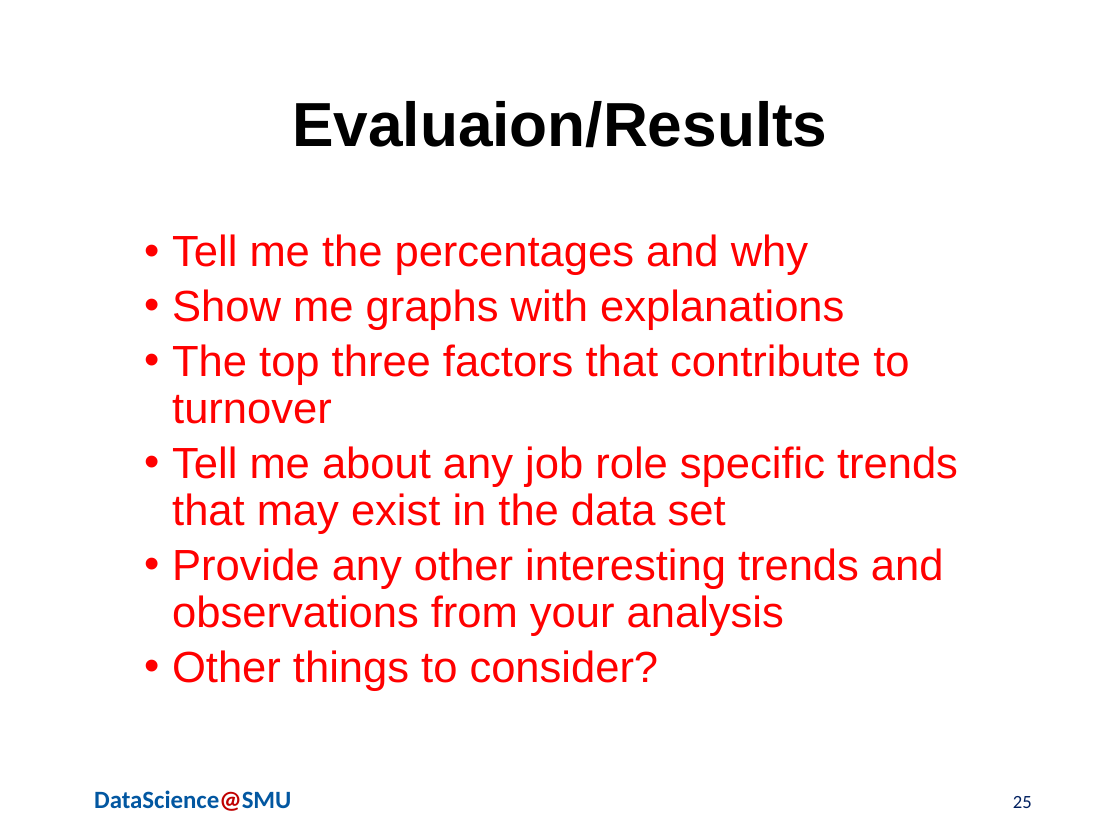
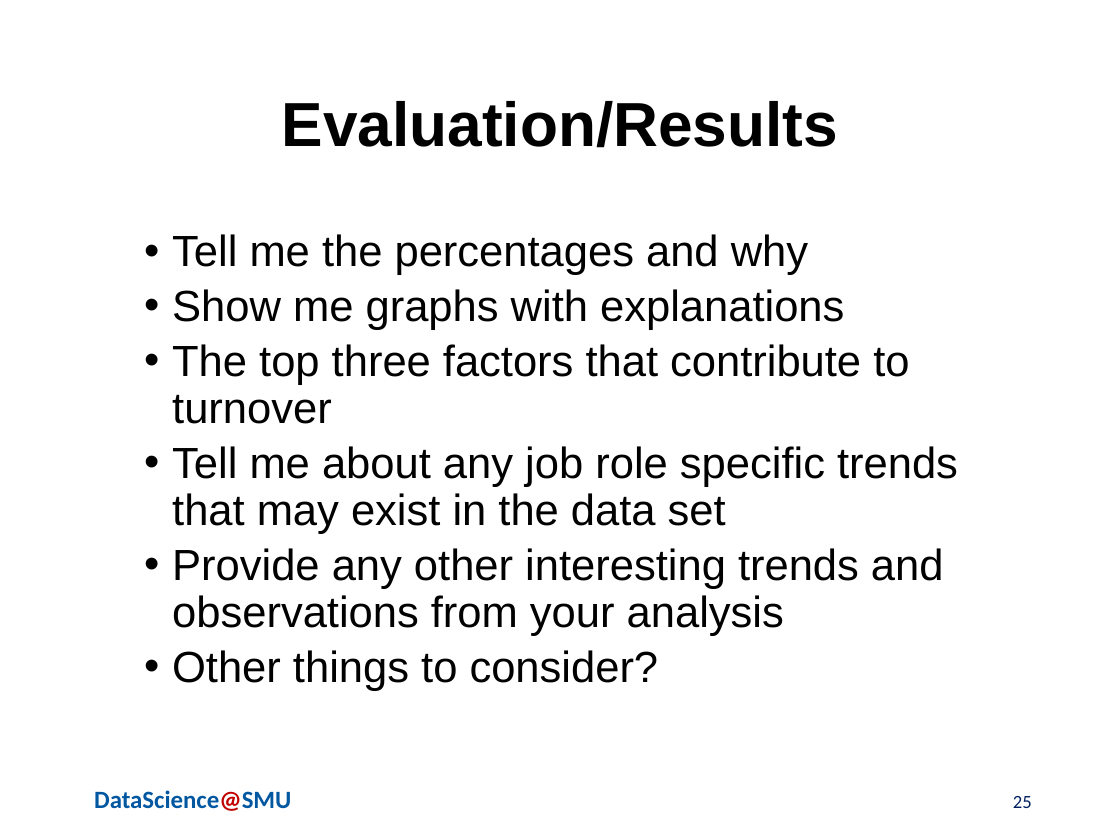
Before and after one commit to chaoshunh/SMU_MSDS, a slide deck: slide 25 of Doing_Data_Science/CaseStudy2/Reports/MSDSPresentation.pptx. Drawn at 1120x840 pixels with LibreOffice and Linux fonts; fonts in the diff are those of the drawing; background and template pictures are left out. Boxes give left, top, right and bottom in pixels: in the first picture for what was removed or moved away, otherwise in the second. Text is boxed around its words. In the diff, an @@ line names an element or a change of style, - is before the commit and + after.

```diff
--- a/Doing_Data_Science/CaseStudy2/Reports/MSDSPresentation.pptx
+++ b/Doing_Data_Science/CaseStudy2/Reports/MSDSPresentation.pptx
@@ title at bbox=[282, 101, 838, 148]: text changed @@
-Evaluaion/Results
+Evaluation/Results
@@ text "Tell me the percentages and ..." at bbox=[172, 234, 958, 691]: text colour #FF0000 to #000000 @@
```
Also in this commit, not shown: 9 other slides changed.
